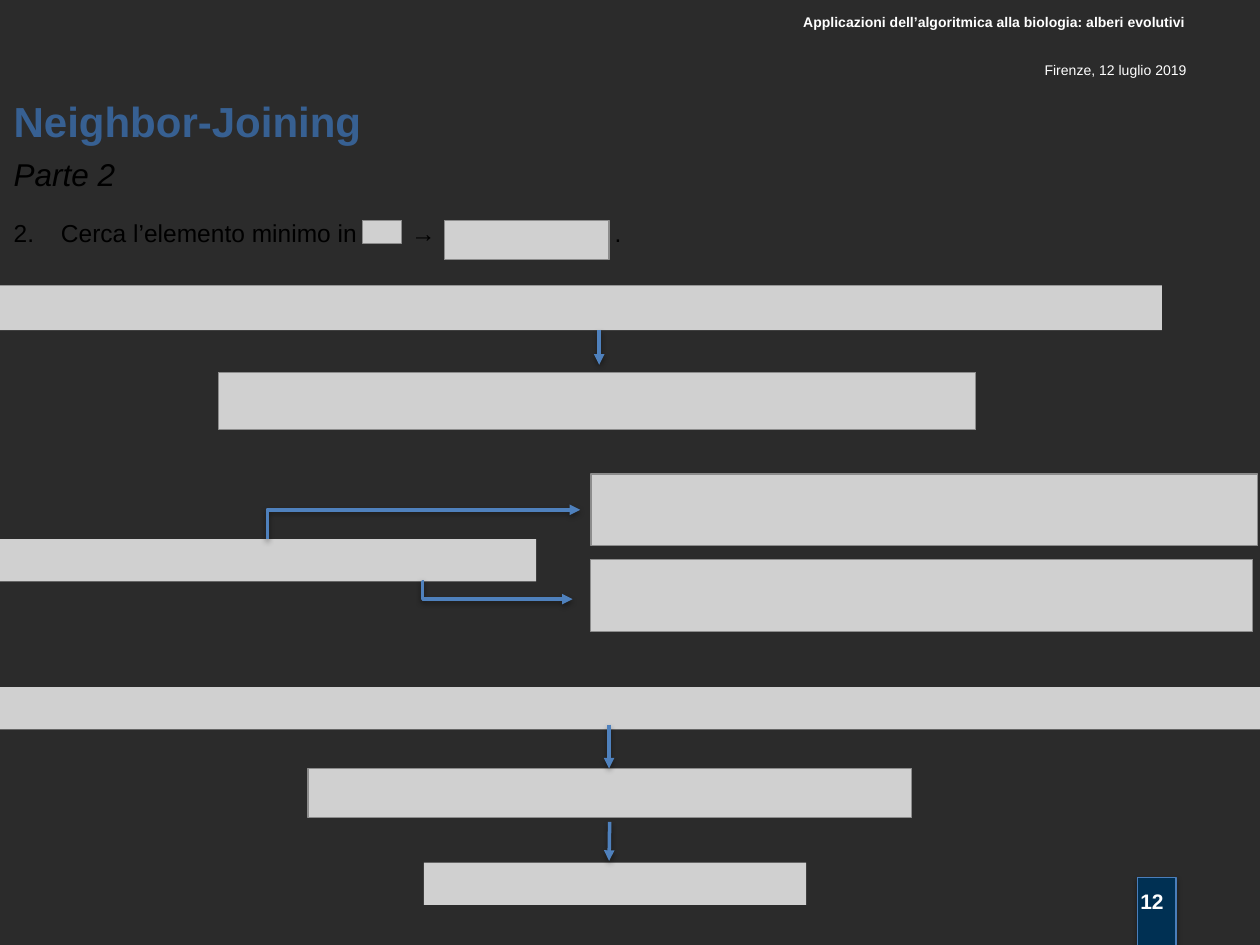
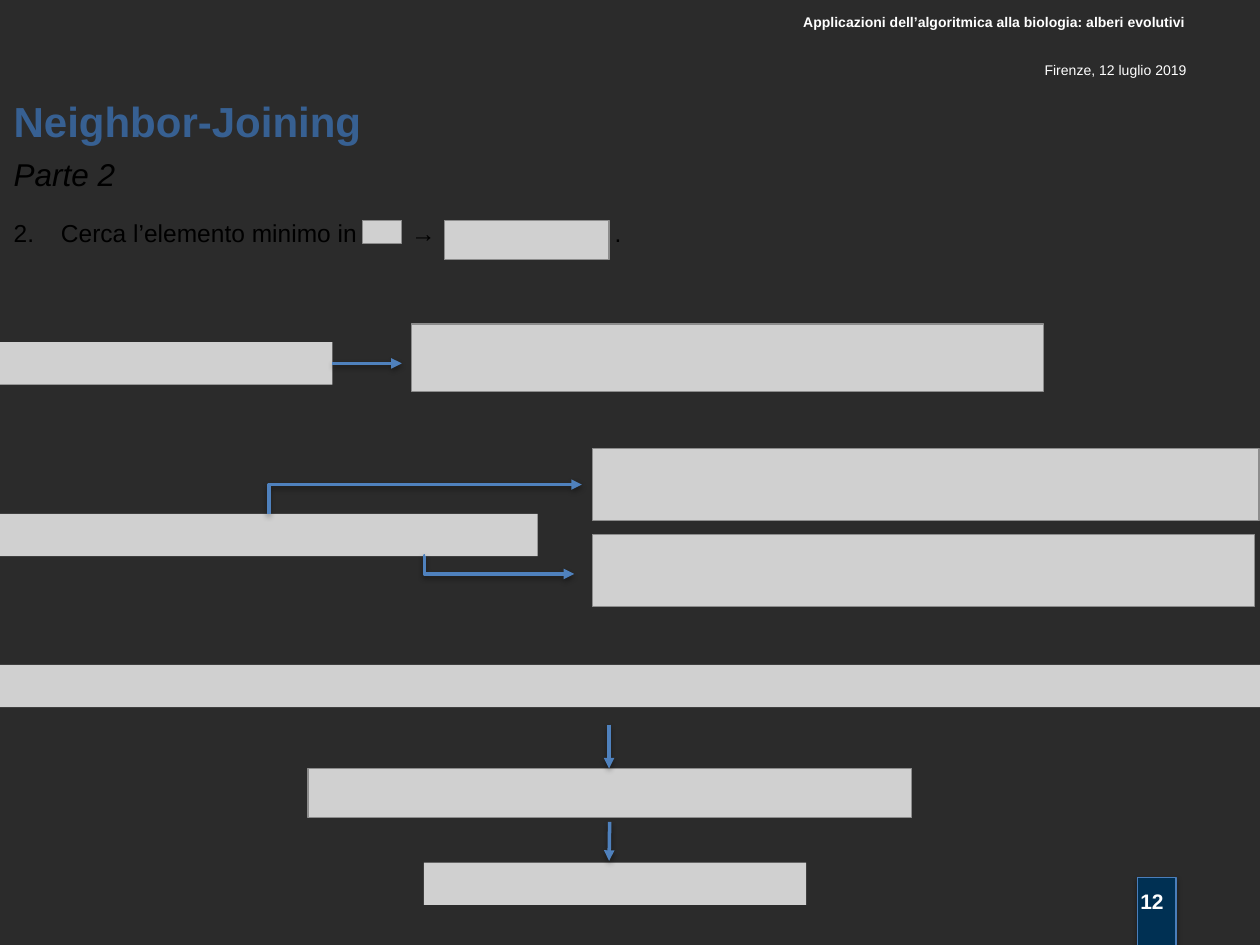
Before and after one commit to mtortoli/Thesis, a slide deck: slide 12 of Discussione Laurea/Slides v.1.0.pptx. Drawn at 1260x945 pixels with LibreOffice and Linux fonts; fonts in the diff are those of the drawing; grey boxes stand for pictures; background and template pictures are left out; a plain dark background stands for a picture behind light text. Boxes give left, top, right and bottom in pixels: in the first picture for what was removed or moved away, otherwise in the second. Text is boxed around its words. In the diff, an @@ line names an element or a change of style, - is before the commit and + after.

```diff
--- a/Discussione Laurea/Slides v.1.0.pptx
+++ b/Discussione Laurea/Slides v.1.0.pptx
@@ picture removed at (x1=0, y1=286, x2=1162, y2=331) @@
@@ picture added at (x1=412, y1=324, x2=1043, y2=391) @@
@@ picture added at (x1=0, y1=343, x2=333, y2=386) @@
@@ arrow removed from (600, 330) to (600, 364) @@
@@ picture removed at (x1=219, y1=373, x2=976, y2=430) @@
@@ arrow added from (333, 363) to (402, 363), #4F81BD 2 pt @@
@@ picture added at (x1=592, y1=449, x2=1259, y2=520) @@
@@ picture removed at (x1=591, y1=474, x2=1257, y2=546) @@
@@ elbow arrow moved from (267, 539) - (581, 510) to (268, 514) - (582, 485) @@
@@ picture moved from (x1=0, y1=539, x2=537, y2=582) to (x1=0, y1=514, x2=538, y2=557) @@
@@ picture added at (x1=592, y1=534, x2=1254, y2=606) @@
@@ elbow arrow moved from (423, 581) - (572, 600) to (426, 556) - (575, 575) @@
@@ picture removed at (x1=591, y1=559, x2=1252, y2=631) @@
@@ picture moved from (x1=0, y1=687, x2=1260, y2=730) to (x1=0, y1=665, x2=1260, y2=708) @@
```
Also in this commit, not shown: 13 other slides changed, 1 other file.
